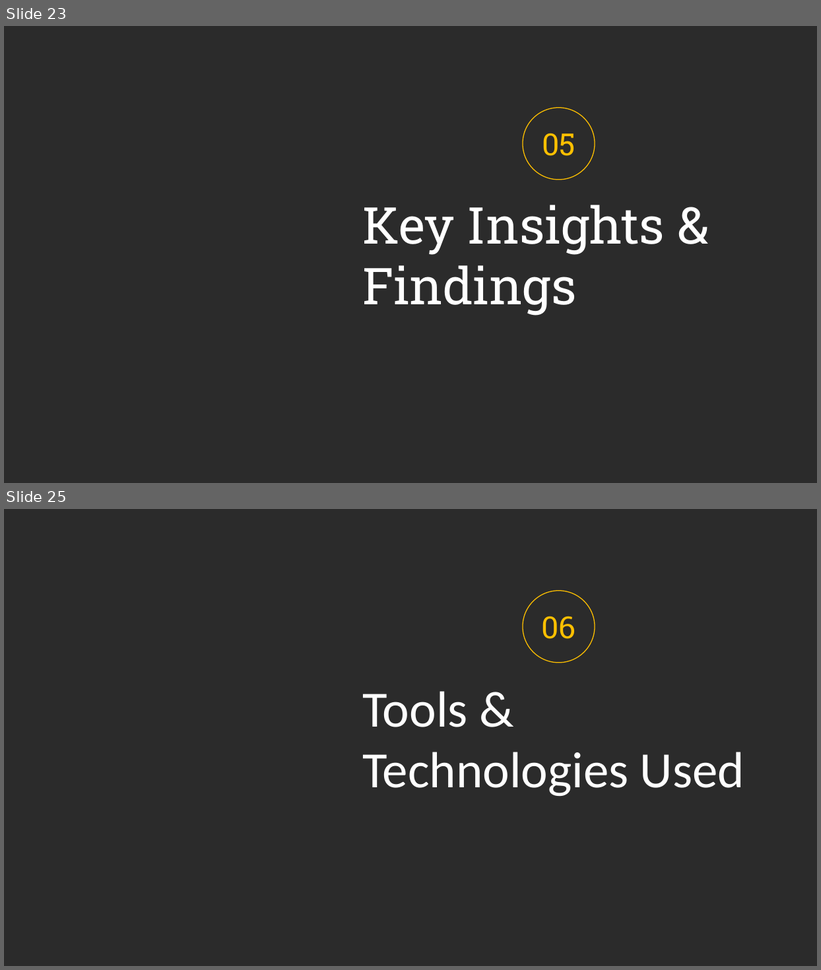
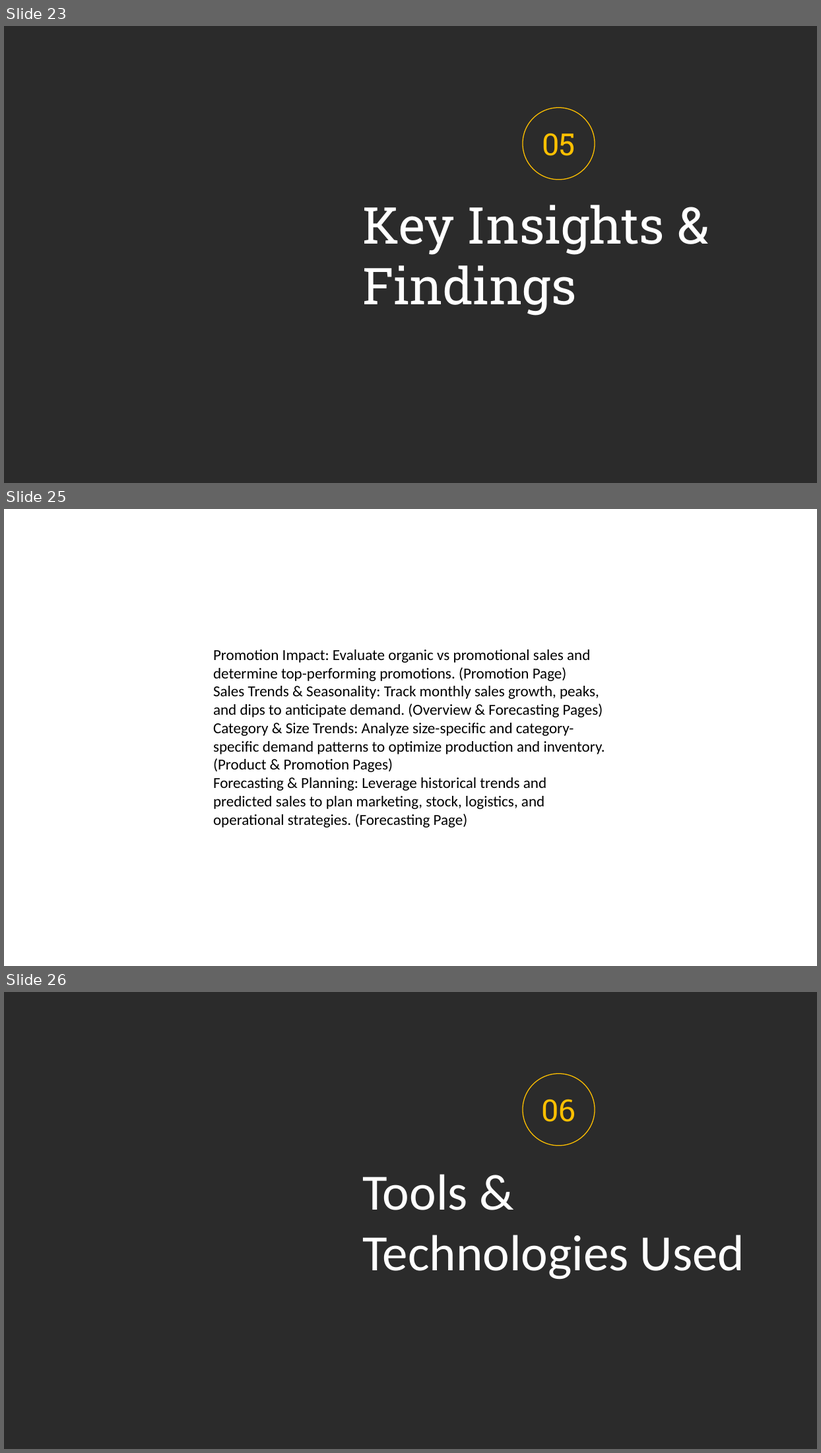
Before and after one commit to prafullwahatule/BI-Amazon-Sale-Report, a slide deck: Report/Amazon Sales Report.pptx. Shown one above the other, each under a label of ours: slides 23 and 25 before the commit, slides 23, 25 and 26 after it; the slides between them are not shown. The pictures are 821x970 and 821x1453 pixels, drawn with LibreOffice and Linux fonts; fonts in the diff are those of the drawing; background and template pictures are left out; a plain dark background stands for a picture behind light text. Boxes give left, top, right and bottom in pixels: in the first picture for what was removed or moved away, otherwise in the second. Text is boxed around its words. In the diff, an @@ line names an element or a change of style, - is before the commit and + after.

```diff
--- a/Report/Amazon Sales Report.pptx
+++ b/Report/Amazon Sales Report.pptx
@@ slide 25 added at (4, 509, 817, 966), background picture (left out) @@
@@ text added at (213, 650, 605, 828), 18 pt, text #000000 @@
+Promotion Impact: Evaluate organic vs promotional sales and determine top-performing promotions. (Promotion Page)
+Sales Trends & Seasonality: Track monthly sales growth, peaks, and dips to anticipate demand. (Overview & Forecasting Pages)
+Category & Size Trends: Analyze size-specific and category-specific demand patterns to optimize production and inventory. (Product & Promotion Pages)
+Forecasting & Planning: Leverage historical trends and predicted sales to plan marketing, stock, logistics, and operational strategies. (Forecasting Page)
@@ what was slide 25 is now slide 26 @@
```
Also in this commit, not shown: 2 slides changed, 3 other slides added, 4 slides removed.
